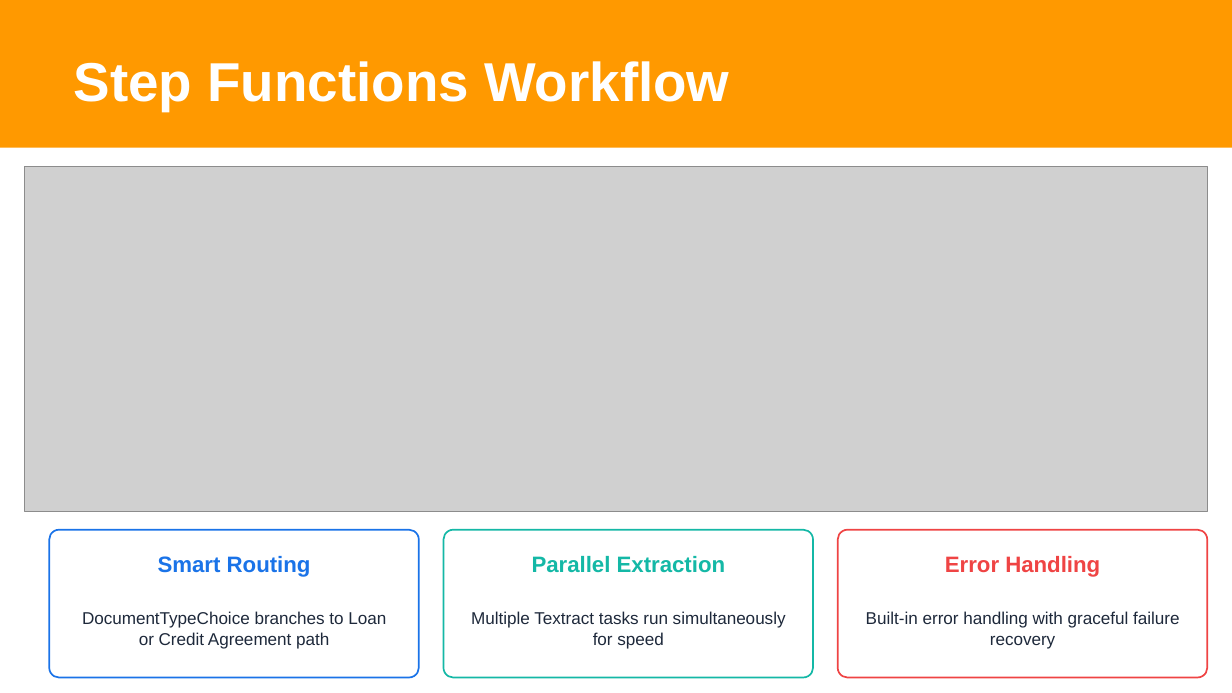
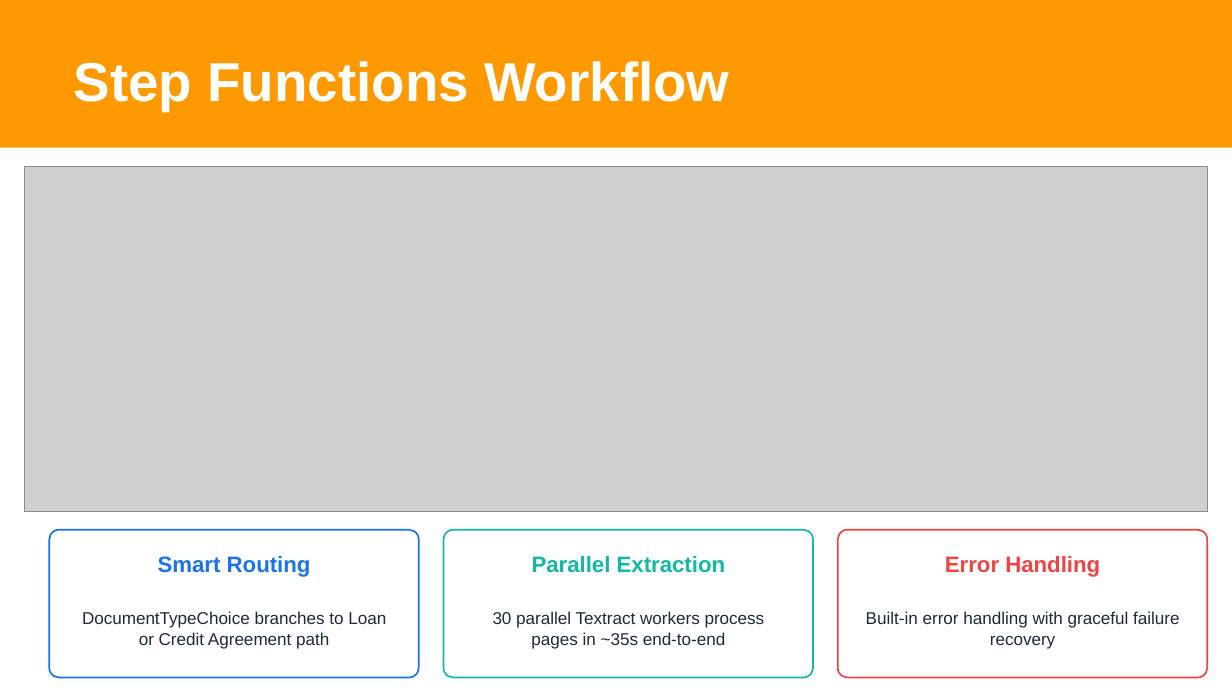
Before and after one commit to vibhupb/financial-documents-processing, a slide deck: slide 5 of docs/Financial-Documents-Processing-Router-Pattern.pptx. Drawn at 1232x693 pixels with LibreOffice and Linux fonts; fonts in the diff are those of the drawing; grey boxes stand for pictures. Boxes give left, top, right and bottom in pixels: in the first picture for what was removed or moved away, otherwise in the second. Text is boxed around its words. In the diff, an @@ line names an element or a change of style, - is before the commit and + after.

```diff
--- a/docs/Financial-Documents-Processing-Router-Pattern.pptx
+++ b/docs/Financial-Documents-Processing-Router-Pattern.pptx
@@ text at [493,611,765,649]: text changed @@
-Multiple Textract tasks run simultaneously for speed
+30 parallel Textract workers process pages in ~35s end-to-end
```
Also in this commit, not shown: 1 other slide changed, 13 other files.
